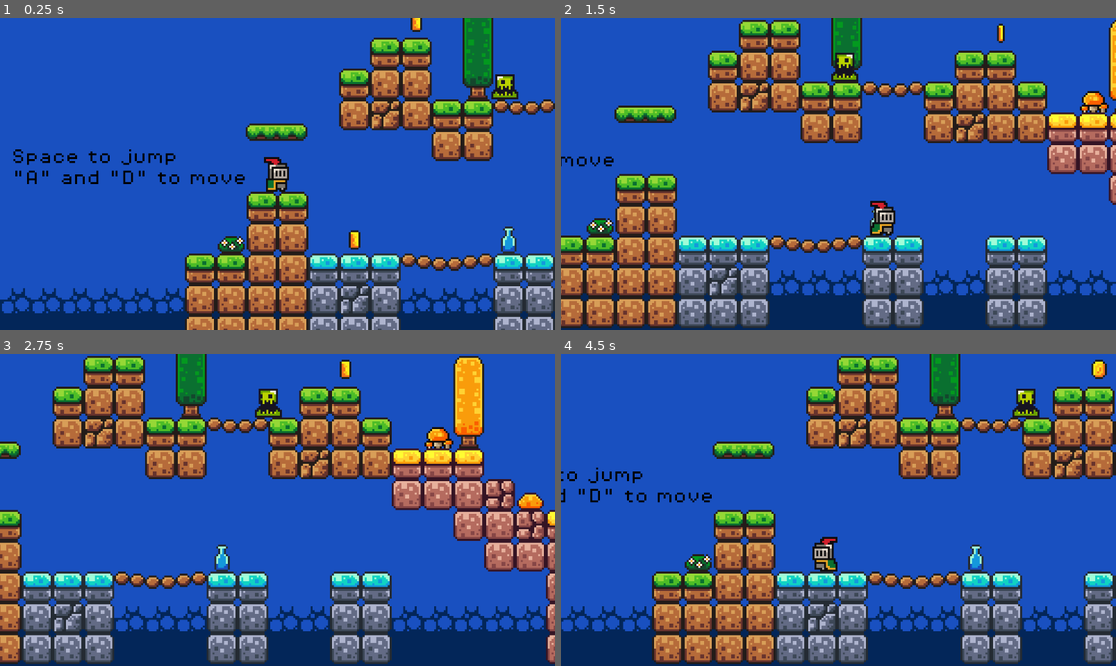
Above: before the commit, frames 1-4 (two rows, left to right).
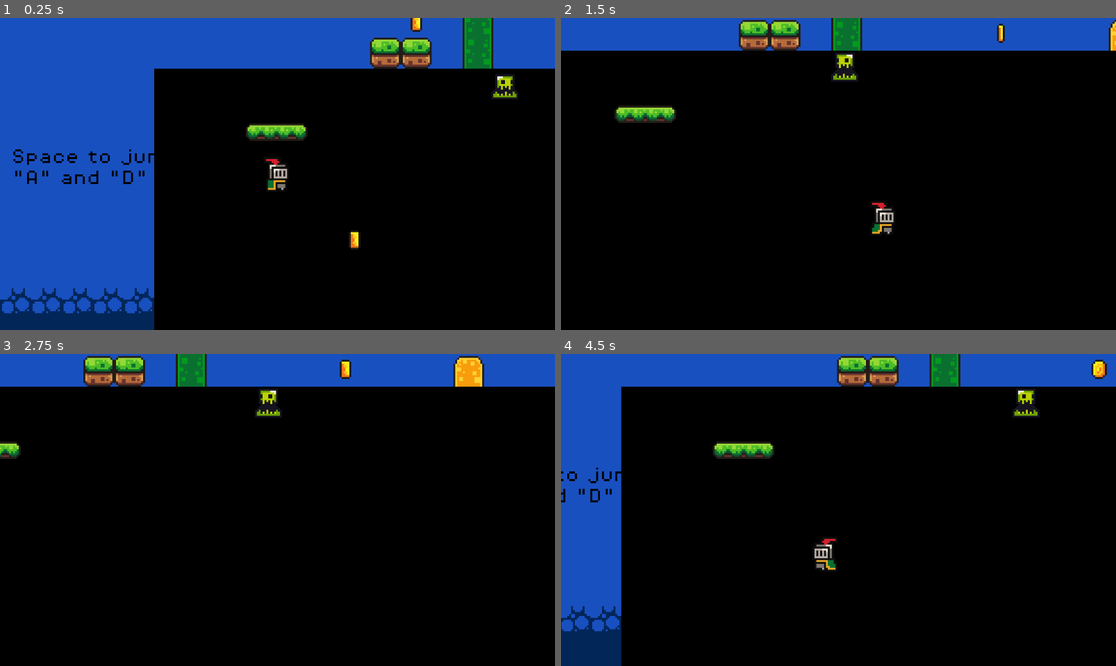
Above: after the commit, the same moments.

Repository: Funnysloth12/Arcanum
Game: Godot game, scene res://Scenes/game.tscn
Same seed, same stepped clock (60 frames per second), same inputs: the game is played once before the commit and once after it.
Inputs:
- Up to frame 1 (0.25 s): no input
- Up to frame 2 (1.5 s): hold Right (move_right) from 0.53 s (still down); tap Space (jump) at 0.77 s
- Up to frame 3 (2.75 s): tap Space (jump) at 1.52 s; release Right (move_right) at 2.03 s; hold Left (move_left) from 2.03 s (still down)
- Up to frame 4 (4.5 s): release Left (move_left) at 2.78 s; hold Right (move_right) 2.78-4.28 s; tap Space (jump) at 3.02, 3.77 s; hold Left (move_left) from 4.28 s (still down)

The runs differ from the first frame. In frame 1, 59% of the frame differs, in the area x 27-100%, y 16-100%; in frame 2, 88%; in frame 3, 89%, in the area x 0-100%, y 10-100%; in frame 4, 78%.
Error after the commit: Attempt to call function 'play' in base 'null instance' on a null instance. (res://Scenes/fade_transiton.gd:4)

Commit message:
almost added a main menu
almost done with a main menu!

Diff:
--- a/Scenes/coin.tscn
+++ b/Scenes/coin.tscn
@@ -98,6 +98,44 @@
 
 [sub_resource type="CircleShape2D" id="CircleShape2D_m55n1"]
 radius = 5.0990195
+
+[sub_resource type="Animation" id="Animation_ffmqm"]
+tracks/0/type = "value"
+tracks/0/imported = false
+tracks/0/enabled = true
+tracks/0/path = NodePath("AnimatedSprite2D:visible")
+tracks/0/interp = 1
+tracks/0/loop_wrap = true
+tracks/0/keys = {
+"times": PackedFloat32Array(0),
+"transitions": PackedFloat32Array(1),
+"update": 1,
+"values": [true]
+}
+tracks/1/type = "value"
+tracks/1/imported = false
+tracks/1/enabled = true
+tracks/1/path = NodePath("CollisionShape2D:disabled")
+tracks/1/interp = 1
+tracks/1/loop_wrap = true
+tracks/1/keys = {
+"times": PackedFloat32Array(0),
+"transitions": PackedFloat32Array(1),
+"update": 1,
+"values": [false]
+}
+tracks/2/type = "value"
+tracks/2/imported = false
+tracks/2/enabled = true
+tracks/2/path = NodePath("PickupSound:playing")
+tracks/2/interp = 1
+tracks/2/loop_wrap = true
+tracks/2/keys = {
+"times": PackedFloat32Array(0),
+"transitions": PackedFloat32Array(1),
+"update": 1,
+"values": [false]
+}
 
 [sub_resource type="Animation" id="Animation_h2p6v"]
 resource_name = "pickup"
@@ -153,44 +191,6 @@
 }]
 }
 
-[sub_resource type="Animation" id="Animation_ffmqm"]
-tracks/0/type = "value"
-tracks/0/imported = false
-tracks/0/enabled = true
-tracks/0/path = NodePath("AnimatedSprite2D:visible")
-tracks/0/interp = 1
-tracks/0/loop_wrap = true
-tracks/0/keys = {
-"times": PackedFloat32Array(0),
-"transitions": PackedFloat32Array(1),
-"update": 1,
-"values": [true]
-}
-tracks/1/type = "value"
-tracks/1/imported = false
-tracks/1/enabled = true
-tracks/1/path = NodePath("CollisionShape2D:disabled")
-tracks/1/interp = 1
-tracks/1/loop_wrap = true
-tracks/1/keys = {
-"times": PackedFloat32Array(0),
-"transitions": PackedFloat32Array(1),
-"update": 1,
-"values": [false]
-}
-tracks/2/type = "value"
-tracks/2/imported = false
-tracks/2/enabled = true
-tracks/2/path = NodePath("PickupSound:playing")
-tracks/2/interp = 1
-tracks/2/loop_wrap = true
-tracks/2/keys = {
-"times": PackedFloat32Array(0),
-"transitions": PackedFloat32Array(1),
-"update": 1,
-"values": [false]
-}
-
 [sub_resource type="AnimationLibrary" id="AnimationLibrary_81h6x"]
 _data = {
 &"RESET": SubResource("Animation_ffmqm"),
--- /dev/null
+++ b/Scenes/fade_transiton.gd
@@ -0,0 +1,4 @@
+extends ColorRect
+
+func _ready() -> void:
+	$fade_transition/AnimatedPlayer.play("fade_in")
--- /dev/null
+++ b/Scenes/fade_transiton.tscn
@@ -0,0 +1,63 @@
+[gd_scene load_steps=5 format=3 uid="uid://dj82loqswaij8"]
+
+[sub_resource type="Animation" id="Animation_ecraa"]
+resource_name = "fade_in"
+tracks/0/type = "value"
+tracks/0/imported = false
+tracks/0/enabled = true
+tracks/0/path = NodePath(".:color")
+tracks/0/interp = 1
+tracks/0/loop_wrap = true
+tracks/0/keys = {
+"times": PackedFloat32Array(0, 1),
+"transitions": PackedFloat32Array(1, 1),
+"update": 0,
+"values": [Color(0, 0, 0, 1), Color(0, 0, 0, 0)]
+}
+
+[sub_resource type="Animation" id="Animation_yuj1d"]
+resource_name = "fade_out"
+tracks/0/type = "value"
+tracks/0/imported = false
+tracks/0/enabled = true
+tracks/0/path = NodePath(".:color")
+tracks/0/interp = 1
+tracks/0/loop_wrap = true
+tracks/0/keys = {
+"times": PackedFloat32Array(0, 0.7),
+"transitions": PackedFloat32Array(1, 1),
+"update": 0,
+"values": [Color(0, 0, 0, 0), Color(0, 0, 0, 1)]
+}
+
+[sub_resource type="Animation" id="Animation_8dm4j"]
+length = 0.001
+tracks/0/type = "value"
+tracks/0/imported = false
+tracks/0/enabled = true
+tracks/0/path = NodePath(".:color")
+tracks/0/interp = 1
+tracks/0/loop_wrap = true
+tracks/0/keys = {
+"times": PackedFloat32Array(0),
+"transitions": PackedFloat32Array(1),
+"update": 0,
+"values": [Color(0, 0, 0, 1)]
+}
+
+[sub_resource type="AnimationLibrary" id="AnimationLibrary_323jg"]
+_data = {
+&"RESET": SubResource("Animation_8dm4j"),
+&"fade_in": SubResource("Animation_ecraa"),
+&"fade_out": SubResource("Animation_yuj1d")
+}
+
+[node name="ColorRect" type="ColorRect"]
+offset_right = 1254.0
+offset_bottom = 692.0
+color = Color(0, 0, 0, 1)
+
+[node name="AnimationPlayer" type="AnimationPlayer" parent="."]
+libraries = {
+&"": SubResource("AnimationLibrary_323jg")
+}
--- a/Scenes/game.tscn
+++ b/Scenes/game.tscn
@@ -10,6 +10,8 @@
 [ext_resource type="PackedScene" uid="uid://dbygp0oexe180" path="res://Scenes/slime_green.tscn" id="7_1l0tm"]
 [ext_resource type="FontFile" uid="uid://3rc3lct8dav0" path="res://Assets/fonts/PixelOperator8.ttf" id="8_v158k"]
 [ext_resource type="FontFile" uid="uid://cfaa5jt6gjeo5" path="res://Assets/fonts/PixelOperator8-Bold.ttf" id="9_ldgsr"]
+[ext_resource type="PackedScene" uid="uid://dj82loqswaij8" path="res://Scenes/fade_transiton.tscn" id="11_rku1e"]
+[ext_resource type="Script" uid="uid://bxjbnyueou0ej" path="res://Scenes/fade_transiton.gd" id="12_rfjv2"]
 
 [sub_resource type="TileSetAtlasSource" id="TileSetAtlasSource_3dryh"]
 texture = ExtResource("3_wrm1d")
@@ -264,6 +266,9 @@
 
 [node name="Coins" type="Node" parent="."]
 
+[node name="Coin10" parent="Coins" instance=ExtResource("5_wowpa")]
+position = Vector2(560, -91)
+
 [node name="Coin2" parent="Coins" instance=ExtResource("5_wowpa")]
 position = Vector2(144, -25)
 
@@ -287,6 +292,12 @@
 
 [node name="Coin8" parent="Coins" instance=ExtResource("5_wowpa")]
 position = Vector2(640, -88)
+
+[node name="Coin9" parent="Coins" instance=ExtResource("5_wowpa")]
+position = Vector2(256, -10)
+
+[node name="Coin11" parent="Coins" instance=ExtResource("5_wowpa")]
+position = Vector2(608, 88)
 
 [node name="Platforms" type="Node" parent="."]
 
@@ -346,17 +357,13 @@
 theme_override_font_sizes/font_size = 8
 text = "You did it!"
 
-[node name="Slime Green" parent="." instance=ExtResource("7_1l0tm")]
-position = Vector2(624, 96)
-
-[node name="Coin" parent="." instance=ExtResource("5_wowpa")]
-position = Vector2(248, -9)
-
-[node name="Coin2" parent="." instance=ExtResource("5_wowpa")]
-position = Vector2(552, -90)
-
-[node name="Coin3" parent="." instance=ExtResource("5_wowpa")]
-position = Vector2(600, 89)
-
-[node name="Slime Green2" parent="." instance=ExtResource("7_1l0tm")]
-position = Vector2(167, 16)
+[node name="Slimes" type="Node" parent="."]
+
+[node name="Slime Green" parent="Slimes" instance=ExtResource("7_1l0tm")]
+position = Vector2(632, 95)
+
+[node name="Slime Green2" parent="Slimes" instance=ExtResource("7_1l0tm")]
+position = Vector2(175, 15)
+
+[node name="ColorRect" parent="." instance=ExtResource("11_rku1e")]
+script = ExtResource("12_rfjv2")
--- /dev/null
+++ b/Scenes/main_menu.tscn
@@ -0,0 +1,77 @@
+[gd_scene load_steps=6 format=3 uid="uid://ckgserc67rfp4"]
+
+[ext_resource type="Script" uid="uid://c32il2r6ox5vo" path="res://Scripts/main_menu.gd" id="1_28flt"]
+[ext_resource type="Texture2D" uid="uid://dmmbtcx5s0738" path="res://Assets/Menu/Start-removebg-preview.png" id="2_ce3w2"]
+[ext_resource type="Texture2D" uid="uid://dqsbf55lmapdl" path="res://Assets/Menu/Settings-removebg-preview.png" id="3_n45e2"]
+[ext_resource type="Texture2D" uid="uid://dgv00mkn6mmjv" path="res://Assets/Menu/Quit-removebg-preview.png" id="4_opfnp"]
+[ext_resource type="PackedScene" uid="uid://dj82loqswaij8" path="res://Scenes/fade_transiton.tscn" id="6_opfnp"]
+
+[node name="main menu" type="Node2D"]
+position = Vector2(615, 340)
+scale = Vector2(0.75, 0.75)
+script = ExtResource("1_28flt")
+
+[node name="button manager" type="Control" parent="."]
+layout_mode = 3
+anchors_preset = 0
+offset_right = 40.0
+offset_bottom = 40.0
+scale = Vector2(0.75, 0.75)
+metadata/_edit_use_anchors_ = true
+
+[node name="start" type="TextureButton" parent="button manager"]
+layout_mode = 1
+anchors_preset = -1
+anchor_left = 8.450001
+anchor_top = 3.3000002
+anchor_right = 17.375
+anchor_bottom = 6.8
+offset_left = -740.0
+offset_top = -579.0
+offset_right = -264.0
+offset_bottom = -420.0
+scale = Vector2(0.75, 0.75)
+texture_normal = ExtResource("2_ce3w2")
+metadata/_edit_use_anchors_ = true
+
+[node name="options" type="TextureButton" parent="button manager"]
+layout_mode = 1
+anchors_preset = -1
+anchor_left = 9.025001
+anchor_top = 4.55
+anchor_right = 9.025001
+anchor_bottom = 4.55
+offset_left = -746.0
+offset_top = -353.0
+offset_right = 40.99997
+offset_bottom = -36.0
+scale = Vector2(0.75, 0.75)
+texture_normal = ExtResource("3_n45e2")
+metadata/_edit_use_anchors_ = true
+
+[node name="quit" type="TextureButton" parent="button manager"]
+layout_mode = 1
+anchors_preset = -1
+anchor_right = 10.1970005
+anchor_bottom = 4.807
+offset_left = -418.0
+offset_top = 145.0
+offset_right = 42.119995
+offset_bottom = 239.72
+scale = Vector2(0.75, 0.75)
+texture_normal = ExtResource("4_opfnp")
+metadata/_edit_use_anchors_ = true
+
+[node name="ColorRect" parent="." instance=ExtResource("6_opfnp")]
+visible = false
+offset_left = -1126.6667
+offset_top = -564.00006
+offset_right = 1333.3335
+offset_bottom = 529.33344
+
+[node name="fade_timer" type="Timer" parent="ColorRect"]
+
+[connection signal="pressed" from="button manager/start" to="." method="_on_start_pressed"]
+[connection signal="pressed" from="button manager/options" to="." method="_on_options_pressed"]
+[connection signal="pressed" from="button manager/quit" to="." method="_on_quit_pressed"]
+[connection signal="timeout" from="ColorRect/fade_timer" to="." method="_on_fade_timer_timeout"]
--- /dev/null
+++ b/Scenes/options.tscn
@@ -0,0 +1,3 @@
+[gd_scene format=3 uid="uid://df334l5y1s1xq"]
+
+[node name="Options" type="Node2D"]
--- /dev/null
+++ b/Scripts/main_menu.gd
@@ -0,0 +1,27 @@
+extends Node2D
+
+var button_type = null
+
+func _on_start_pressed() -> void:
+	button_type = "start"
+	$fade_transition.show()
+	$fade_transtion/fade_timer.start()
+	$fade_transtion/AnimationPlayer.play("fade_in")
+
+
+func _on_options_pressed() -> void:
+	button_type = "options"
+	$fade_transition.show()
+	$fade_transtion/fade_timer.start()
+	$fade_transtion/AnimationPlayer.play("fade_in")
+
+
+func _on_quit_pressed() -> void:
+	get_tree().quit()
+
+
+func _on_fade_timer_timeout() -> void:
+	if button_type == "start":
+		get_tree().change_scene_to_file("res://Scenes/game.tscn")
+	elif button_type == "options":
+		get_tree().change_scene_to_file("res://Scenes/options.tscn")
Binary file added: Assets/Menu/6ca3c738-5643-4d00-b35a-5de34765d7ae.jpg
Not shown, added: Assets/Menu/6ca3c738-5643-4d00-b35a-5de34765d7ae.jpg.import
Binary file added: Assets/Menu/Quit-removebg-preview.png
Not shown, added: Assets/Menu/Quit-removebg-preview.png.import
Binary file added: Assets/Menu/Settings-removebg-preview.png
Not shown, added: Assets/Menu/Settings-removebg-preview.png.import
Binary file added: Assets/Menu/Start-removebg-preview.png
Not shown, added: Assets/Menu/Start-removebg-preview.png.import
Not shown, added: Scenes/fade_transiton.gd.uid
Not shown: 1 places in Scenes/game.tscn that only renumber resources
Not shown, added: Scripts/main_menu.gd.uid
